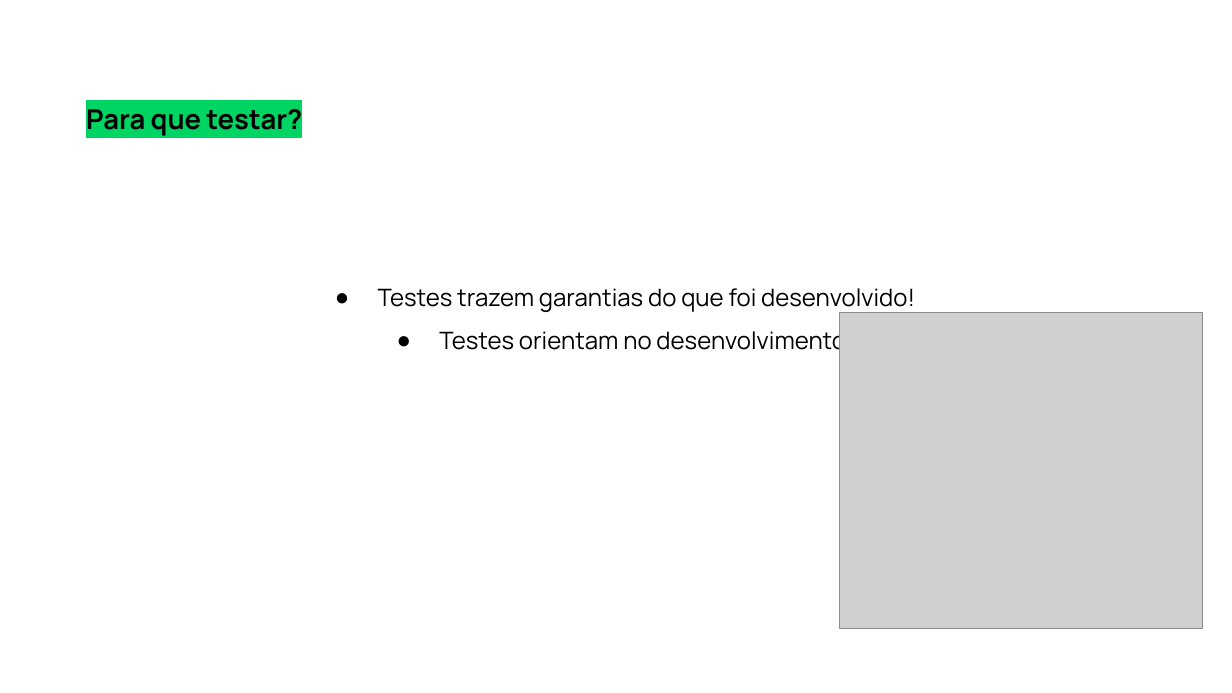
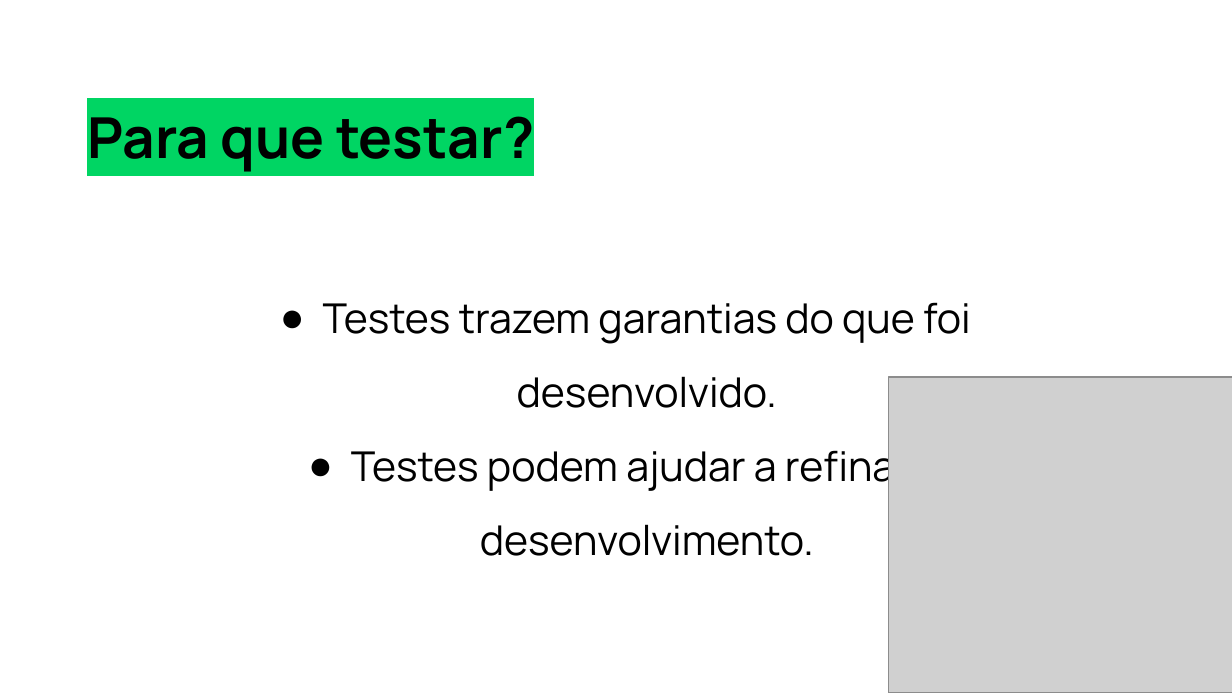
Before and after one commit to greghonox/TESTES-SELENIUM, a slide deck: slide 5 of selenium.pptx. Drawn at 1232x693 pixels with LibreOffice and Linux fonts; fonts in the diff are those of the drawing; grey boxes stand for pictures. Boxes give left, top, right and bottom in pixels: in the first picture for what was removed or moved away, otherwise in the second. Text is boxed around its words. In the diff, an @@ line names an element or a change of style, - is before the commit and + after.

```diff
--- a/selenium.pptx
+++ b/selenium.pptx
@@ text "Para que testar?" at [87,116,534,172]: size 16 to 33 pt @@
@@ text at [323,302,971,556]: text changed; size 14 to 24 pt @@
-● Testes trazem garantias do que foi desenvolvido!
-● Testes orientam no desenvolvimento!
+● Testes trazem garantias do que foi desenvolvido.
+● Testes podem ajudar a refinar o desenvolvimento.
@@ picture: place and size @@
-picture at [840,313,1204,630]
+picture at [888,377,1232,693]
```
Also in this commit, not shown: 4 other slides changed, 3 slides added, 1 other file.
